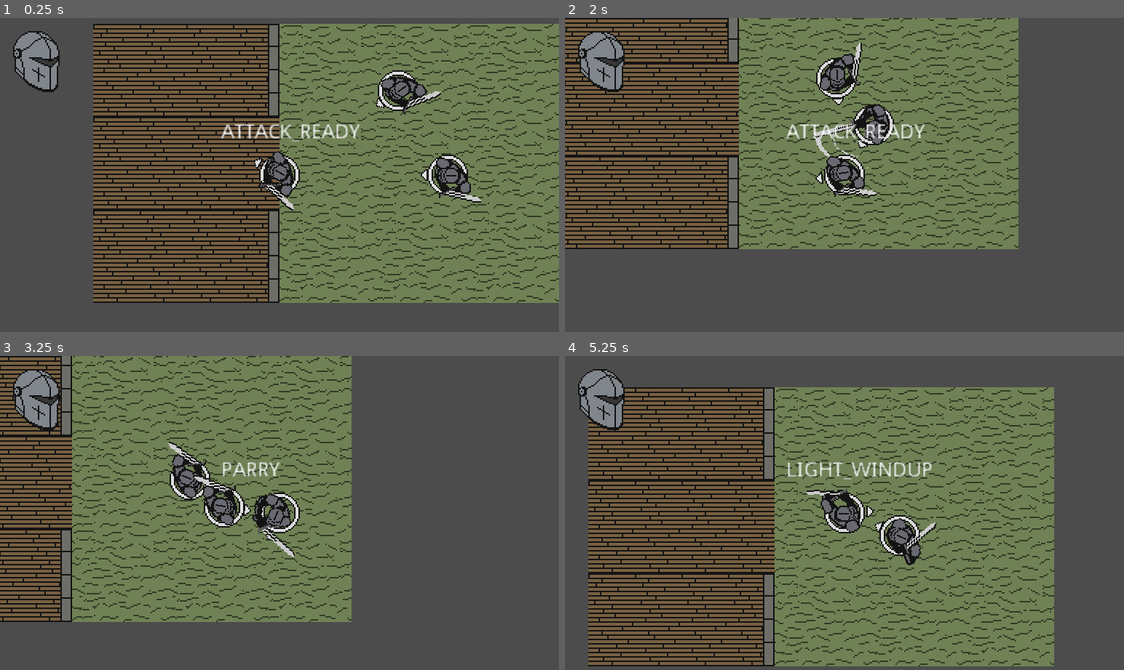
Above: before the commit, frames 1-4 (two rows, left to right).
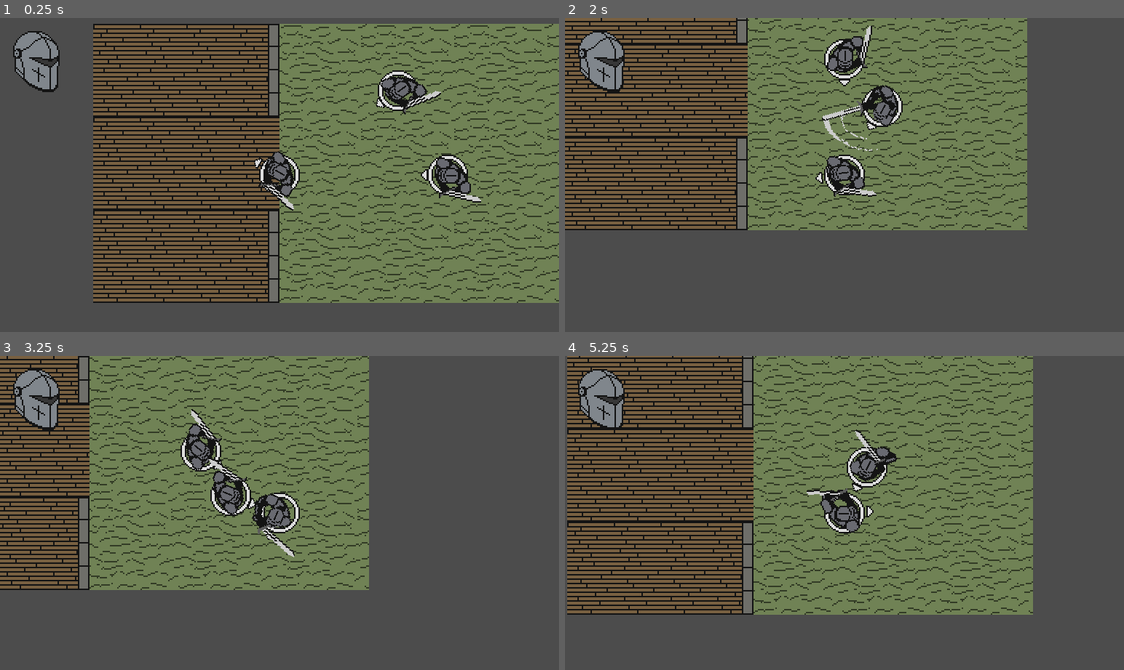
Above: after the commit, the same moments.

Repository: BGuerrero825/Slasher
Game: Godot game, scene res://Base.tscn
Two runs of this game, one before a commit and one after it. Both use one fixed random seed, a clock stepped at 60 frames per second and the inputs below.
Inputs (mouse positions are in pixels of both pictures, inside the frame that each line leads up to):
- Up to frame 1 (0.25 s): no input
- Up to frame 2 (2 s): move the mouse to (967, 159) at 0.52 s; press the mouse at (967, 159) at 0.53 s; hold D (move_right) 0.53-1.28 s; move the mouse to (732, 190) at 1.27 s; release the mouse at (732, 190) at 1.28 s; hold S (move_down) from 1.28 s (still down); right-click (732, 190) at 1.35 s
- Up to frame 3 (3.25 s): move the mouse to (335, 443) at 2.02 s; release S (move_down) at 2.03 s; press the mouse at (335, 443) at 2.03 s; hold D (move_right) 2.03-2.78 s; move the mouse to (251, 575) at 2.77 s; release the mouse at (251, 575) at 2.78 s; hold Up (move_up) from 2.78 s (still down); right-click (251, 575) at 2.85 s
- Up to frame 4 (5.25 s): move the mouse to (1012, 560) at 3.52 s; release Up (move_up) at 3.53 s; press the mouse at (1012, 560) at 3.53 s; hold A (move_left) 3.53-5.03 s; move the mouse to (676, 465) at 4.27 s; release the mouse at (676, 465) at 4.28 s; right-click (676, 465) at 4.35 s; move the mouse to (872, 513) at 5.02 s; press the mouse at (872, 513) at 5.03 s; hold S (move_down) from 5.03 s (still down)

The runs differ from the first frame. In frame 1, 0.5% of the frame differs, in the area x 39-65%, y 33-40%; in frame 2, 27%; in frame 3, 25%; in frame 4, 49%, in the area x 0-88%, y 0-99%.
Error before the commit: Invalid call to function 'take_damage' in base 'Area2D (blockbox.gd)'. Expected 1 arguments. (res://code/npc.gd:132)

Commit message:
fixed parry bug

Diff:
--- a/objects/blockbox.gd
+++ b/objects/blockbox.gd
@@ -2,5 +2,5 @@
 
 signal blocked_attack
 
-func take_damage(amount):
+func take_damage(amount, dmg_source):
 	emit_signal("blocked_attack")
--- a/objects/player.tscn
+++ b/objects/player.tscn
@@ -203,6 +203,7 @@
 shape = SubResource( 9 )
 
 [node name="Label" type="Label" parent="."]
+visible = false
 margin_left = -40.0
 margin_top = -36.0
 margin_bottom = -22.0
Binary file added: art/temp_gui.ico
Not shown, added: export_presets.cfg
